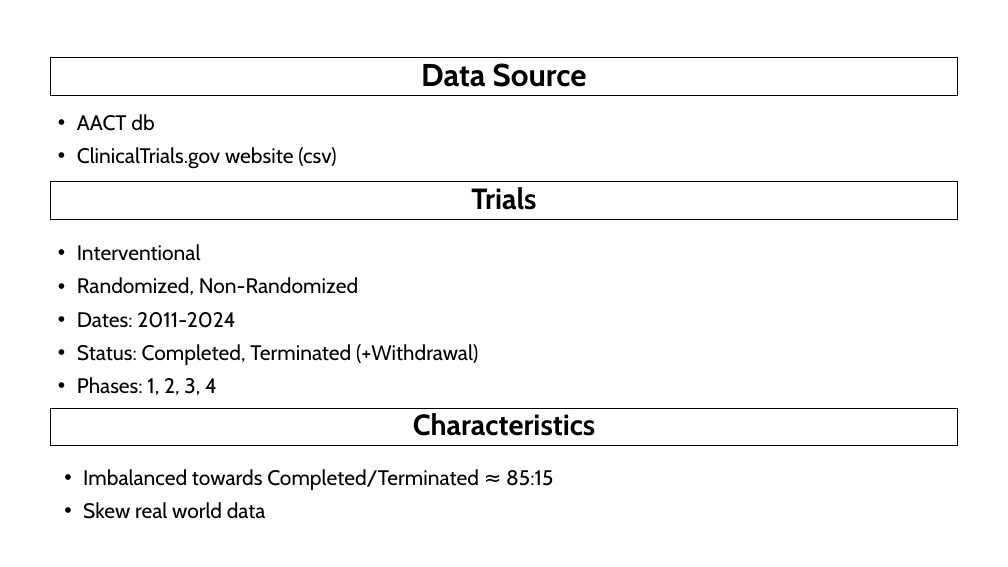
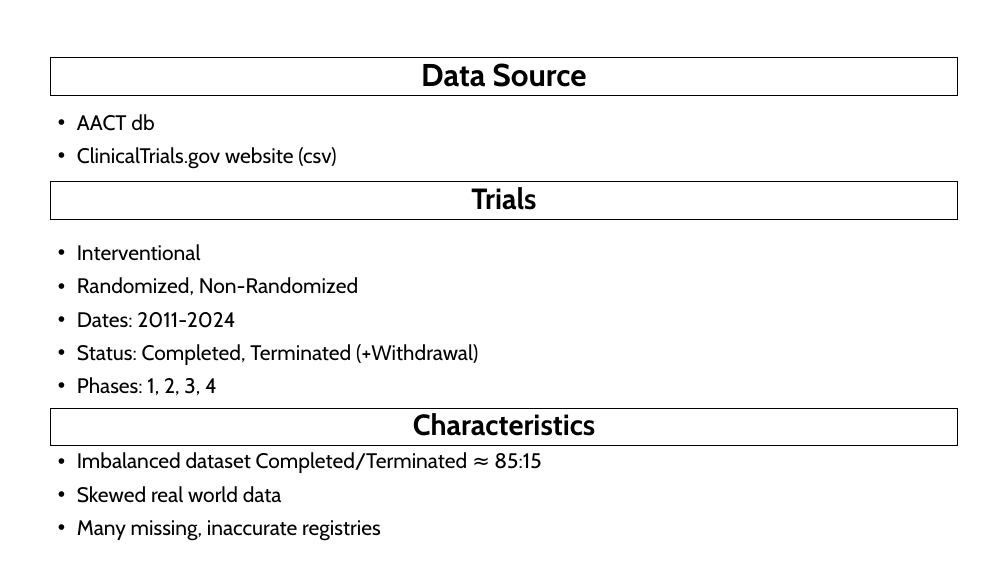
Before and after one commit to AndreouEugenia/Thesis, a slide deck: slide 10 of Thesis_Presentation.pptx. Drawn at 1008x567 pixels with LibreOffice and Linux fonts; fonts in the diff are those of the drawing; background and template pictures are left out. Boxes give left, top, right and bottom in pixels: in the first picture for what was removed or moved away, otherwise in the second. Text is boxed around its words. In the diff, an @@ line names an element or a change of style, - is before the commit and + after.

```diff
--- a/Thesis_Presentation.pptx
+++ b/Thesis_Presentation.pptx
@@ text at (77, 452, 541, 541): text changed @@
-• Imbalanced towards Completed/Terminated ≈ 85:15
-• Skew real world data
+• Imbalanced dataset Completed/Terminated ≈ 85:15
+• Skewed real world data
+• Many missing, inaccurate registries
```
Also in this commit, not shown: 16 other slides changed, 1 slide added, 15 other files.
